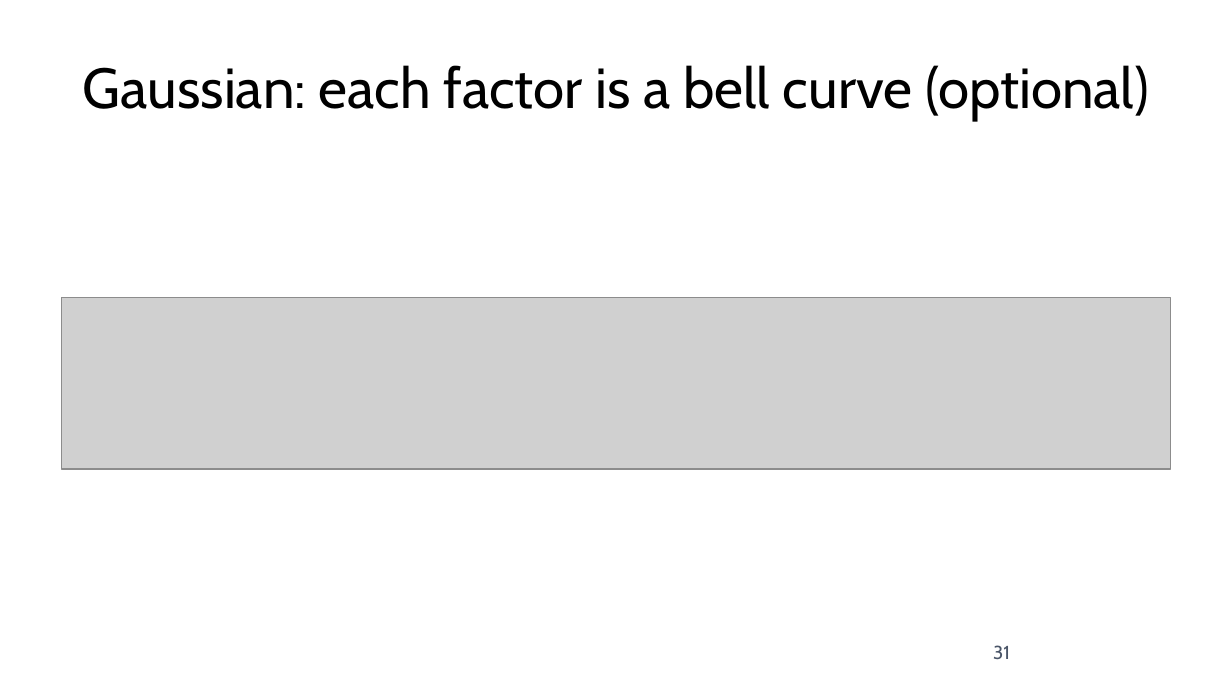
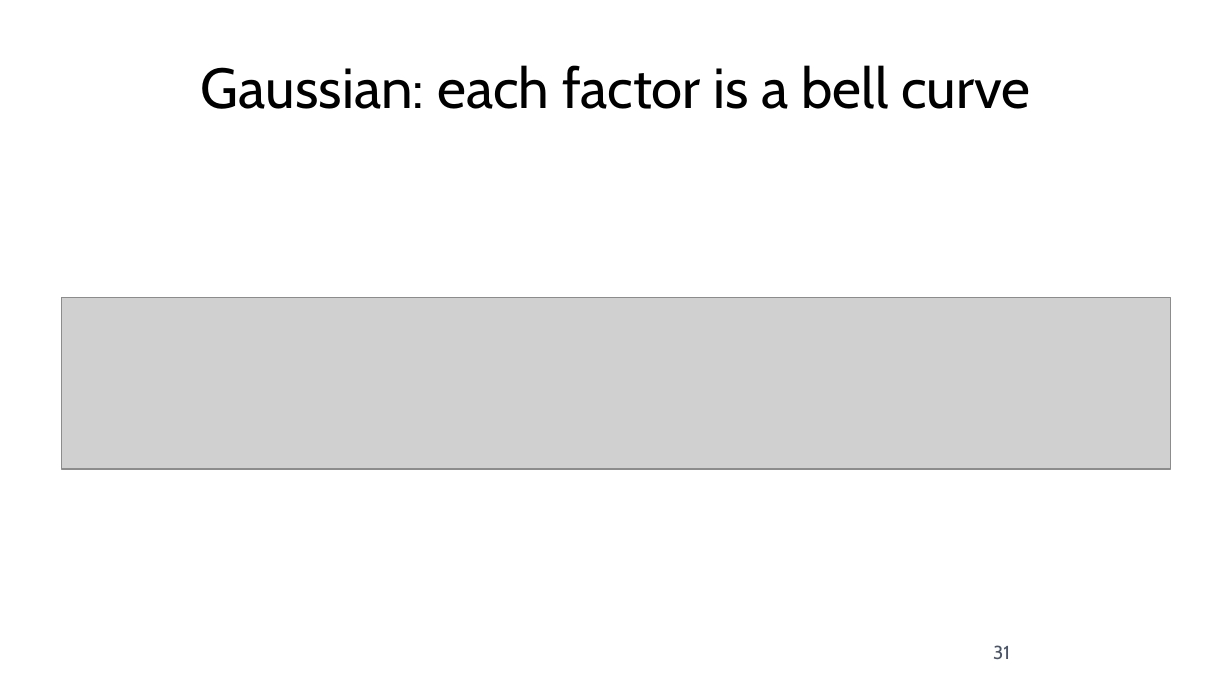
Before and after one commit to fabioantonini/technologies-for-artificial-intelligence, a slide deck: slide 31 of Lessons/06_knn_naive_bayes_svm/Slides/knn_naive_bayes_svm_slides.pptx. Drawn at 1232x693 pixels with LibreOffice and Linux fonts; fonts in the diff are those of the drawing; grey boxes stand for pictures; background and template pictures are left out. Boxes give left, top, right and bottom in pixels: in the first picture for what was removed or moved away, otherwise in the second. Text is boxed around its words. In the diff, an @@ line names an element or a change of style, - is before the commit and + after.

```diff
--- a/Lessons/06_knn_naive_bayes_svm/Slides/knn_naive_bayes_svm_slides.pptx
+++ b/Lessons/06_knn_naive_bayes_svm/Slides/knn_naive_bayes_svm_slides.pptx
@@ title at box(201, 65, 1031, 109): text changed @@
-Gaussian: each factor is a bell curve (optional)
+Gaussian: each factor is a bell curve
```
Also in this commit, not shown: 13 other slides changed, 6 other files.
